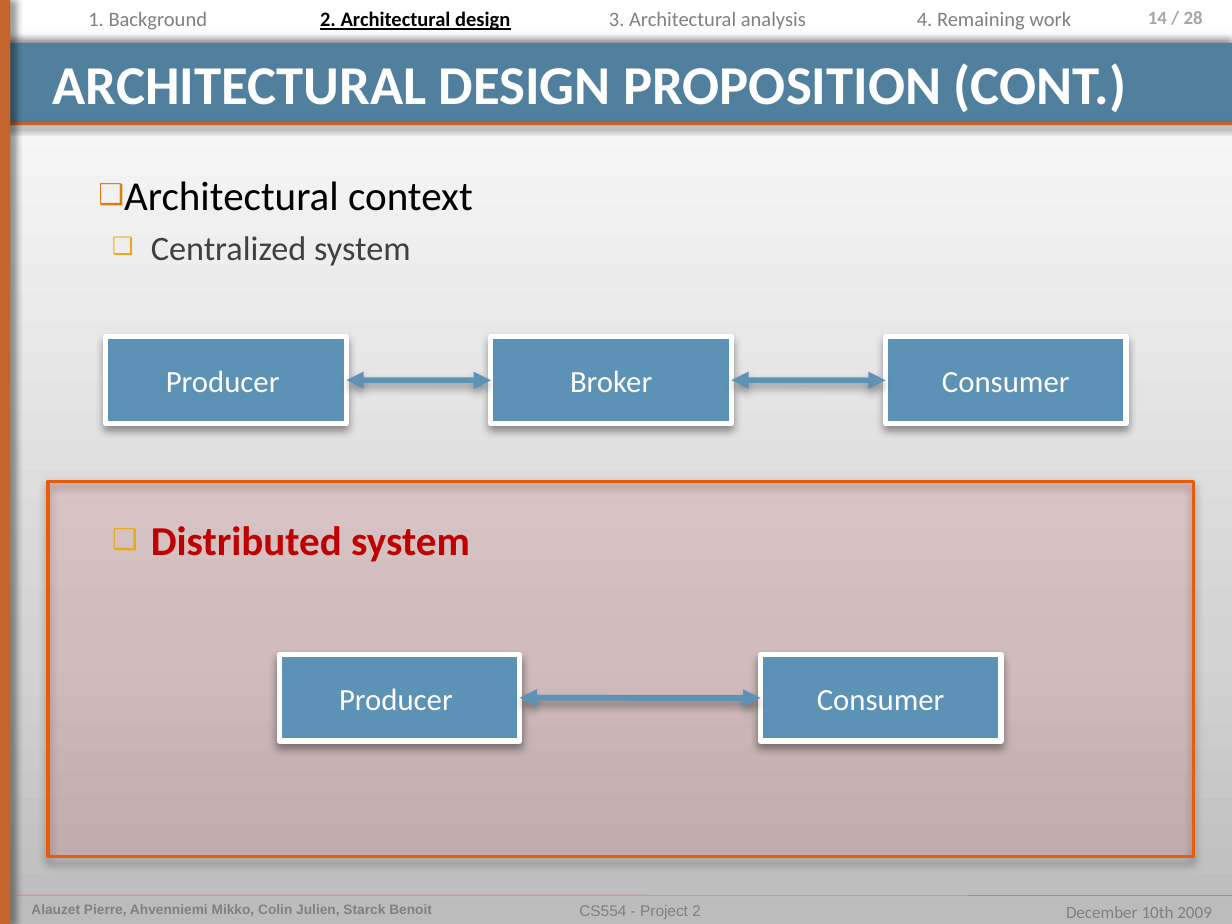
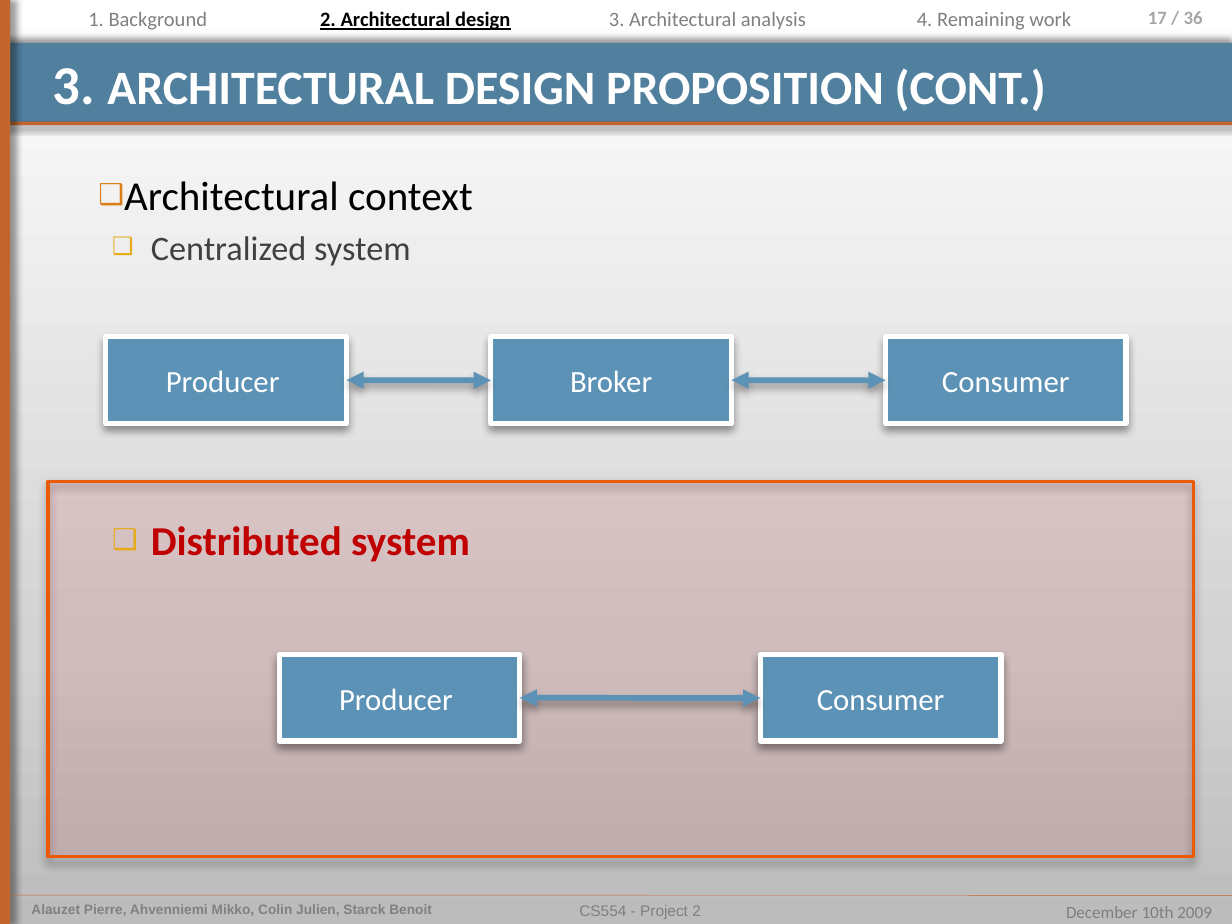
Before and after one commit to pierrealauzet/euroteam, a slide deck: slide 17 of Project 2/PartFinal/CS554_EuroTeam_Project2_Final_pierre.pptx (slide 14 before the commit). Drawn at 1232x924 pixels with LibreOffice and Linux fonts; fonts in the diff are those of the drawing. Boxes give left, top, right and bottom in pixels: in the first picture for what was removed or moved away, otherwise in the second. Text is boxed around its words. In the diff, an @@ line names an element or a change of style, - is before the commit and + after.

```diff
--- a/Project 2/PartFinal/CS554_EuroTeam_Project2_Final_pierre.pptx
+++ b/Project 2/PartFinal/CS554_EuroTeam_Project2_Final_pierre.pptx
@@ page number at (1148, 11, 1203, 24): text changed @@
-14 / 28
+17 / 36
@@ title at (53, 68, 1046, 111): text changed; size 32 to 28 pt @@
-ARCHITECTURAL DESIGN PROPOSITION (CONT.)
+3. ARCHITECTURAL DESIGN PROPOSITION (CONT.)
```
Also in this commit, not shown: 23 other slides changed, 9 slides added, 2 slides removed.
